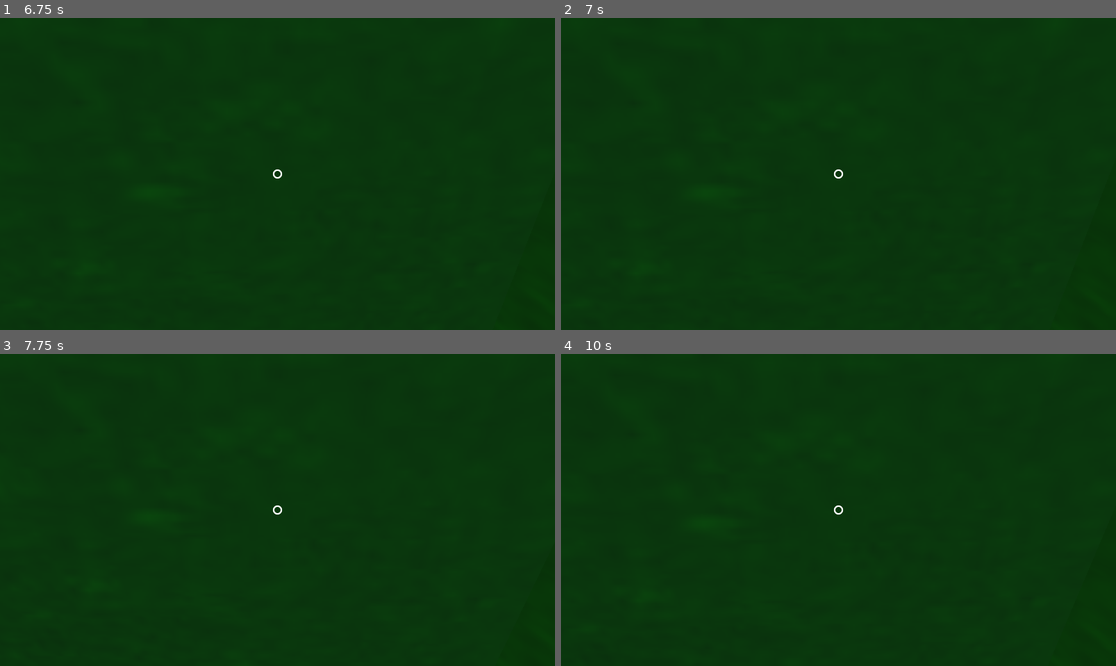
Above: before the commit, frames 1-4 (two rows, left to right).
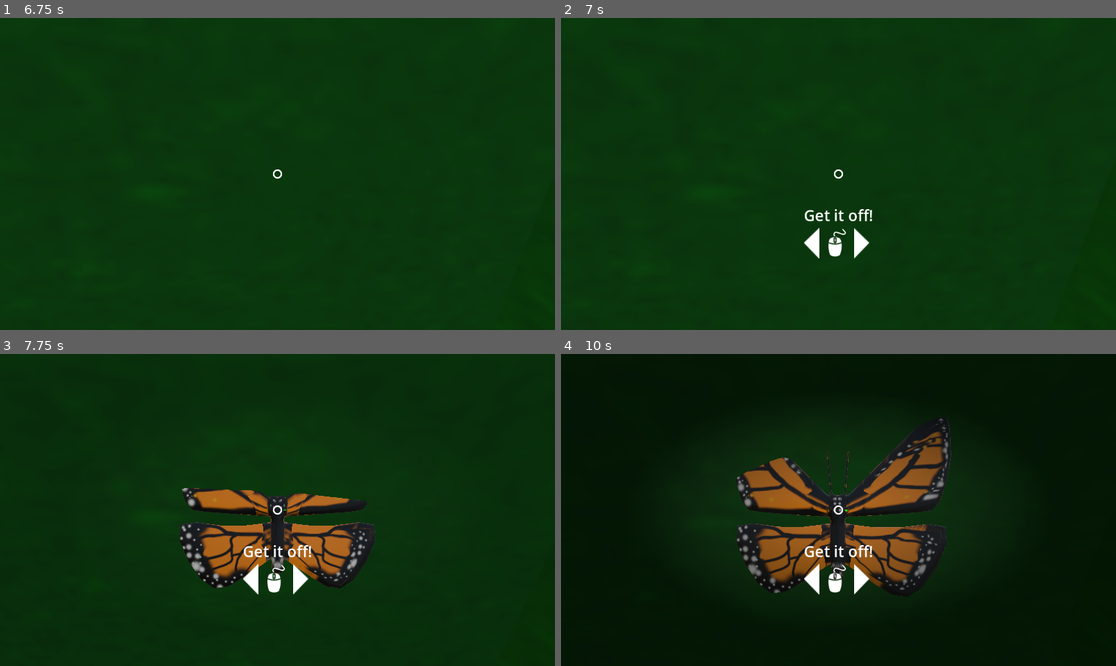
Above: after the commit, the same moments.

Repository: rcorre/wildjam84
Game: Godot game, scene res://menus/title/Title.tscn
Two runs of this game, one before a commit and one after it. Both use one fixed random seed, a clock stepped at 60 frames per second and the inputs below.
Inputs (mouse positions are in pixels of both pictures, inside the frame that each line leads up to):
- Up to frame 1 (6.75 s): click "Play" at 0.5 s; tap Enter at 1.25, 5, 6.5 s; move the mouse to (271, 180) at 1.27 s; hold Right mouse button (drop) 1.28-2.03 s; hold W (forward) 1.28-3.53 s; tap Space (jump) at 1.52, 1.55, 1.82, 2.1, 2.27, 2.57, 3.05, 3.77, 4.07, 4.25, 4.52, 4.55, 4.82, 5.1, 5.27, 5.57, 5.75, 6.05 s; move the mouse to (316, 177) at 2.02 s; right-click (316, 177) at 2.3 s; move the mouse to (233, 170) at 2.77 s; hold Right mouse button (drop) 2.78-3.53 s; move the mouse to (283, 174) at 3.52 s; hold A (left) 3.53-4.28 s; click (283, 174) at 3.6 s; right-click (283, 174) at 3.8 s; move the mouse to (255, 167) at 4.27 s; hold Right mouse button (drop) 4.28-5.03 s; hold W (forward) 4.28-6.53 s; move the mouse to (305, 174) at 5.02 s; right-click (305, 174) at 5.3 s; move the mouse to (249, 174) at 5.77 s; hold Right mouse button (drop) 5.78-6.53 s; move the mouse to (288, 167) at 6.52 s; hold D (right) from 6.53 s (still down); click (288, 167) at 6.6 s
- Up to frame 2 (7 s): keep holding D (right); tap Space (jump) at 6.77 s; right-click (849, 167) at 6.8 s
- Up to frame 3 (7.75 s): tap Space (jump) at 7.07, 7.25, 7.52, 7.55 s; move the mouse to (271, 516) at 7.27 s; release D (right) at 7.28 s; hold W (forward) from 7.28 s (still down); hold Right mouse button (drop) from 7.28 s (still down)
- Up to frame 4 (10 s): tap Space (jump) at 7.82, 8.1, 8.27, 8.57, 9.05, 9.77 s; move the mouse to (877, 513) at 8.02 s; release Right mouse button (drop) at 8.03 s; right-click (877, 513) at 8.3 s; move the mouse to (794, 506) at 8.77 s; hold Right mouse button (drop) 8.78-9.53 s; move the mouse to (844, 510) at 9.52 s; release W (forward) at 9.53 s; hold A (left) from 9.53 s (still down); click (844, 510) at 9.6 s; right-click (844, 510) at 9.8 s

Frame 1 is identical in both runs. In frame 2, 0.7% of the frame differs, in the area x 43-57%, y 61-78%; in frame 3, 7.8%; in frame 4, 77%, in the area x 0-100%, y 0-100%.

Commit message:
Butterfly can jump too. Fix bug where room generation breaks after first faint

Diff:
--- a/global/Constants.gd
+++ b/global/Constants.gd
@@ -1,4 +1,6 @@
 extends Node
+
+signal on_try_again(new_player: Player)
 
 const DIRECTION = {
 	"NORTH": "NORTH",
--- a/scenes/Bugs/Bug.gd
+++ b/scenes/Bugs/Bug.gd
@@ -23,6 +23,7 @@
 @onready var splat_sound: AudioStreamPlayer3D = $SplatSound
 @onready var splat_particles: CPUParticles3D = $SplatParticles
 @onready var anim: AnimationPlayer = $AnimationPlayer
+@onready var jump_area: Area3D = $JumpArea
 
 var player : Player
 var chase_factor : float = 0
@@ -30,16 +31,22 @@
 var last_floor_normal := Vector3.ZERO
 var last_turn := -1.0
 
+var jump_charge := 0.0
+var face_hugging: Player
+
 # child classes must set
 var mesh: Node3D
 var move_animation_name : String
 var idle_animation_name : String
+var jump_secs : float
+var jump_anim_secs : float
 
 func _on_ready() -> void:
 	pass
 
 func _ready() -> void:
 	_on_ready()
+	Constants.on_try_again.connect(_on_try_again)
 	var timer := Timer.new()
 	add_child(timer)
 	timer.one_shot = true
@@ -48,6 +55,23 @@
 
 	# 3 is "enemy", no easy way to get this programatically
 	set_collision_layer_value(3, true)
+
+func _on_try_again(new_player: Player) -> void:
+	self.player = new_player
+
+func _on_physics_process(delta: float) -> void:
+	pass
+
+func _physics_process(delta: float) -> void:
+	if health <= 0:
+		return
+
+	if face_hugging == null and jump_area.has_overlapping_bodies():
+		maybe_jump(delta)
+	else:
+		jump_charge = move_toward(jump_charge, 0.0, delta)
+
+	_on_physics_process(delta)
 
 func _rotate_for_move() -> void:
 	pass
@@ -65,6 +89,37 @@
 		velocity = Vector3.ZERO
 		anim.play(idle_animation_name)
 		walk_sound.playing = false
+
+func maybe_jump(delta: float) -> void:
+	var player := jump_area.get_overlapping_bodies()[0] as Player
+	if player.face_hugger:
+		# already got one
+		return
+
+	jump_charge = move_toward(jump_charge, 1.0, delta / jump_secs)
+
+	if jump_charge < 1.0:
+		return
+
+	prints(self, "jumping on player")
+
+	player.drop()
+
+	# reparent to the player camera
+	face_hugging = player
+	face_hugging.face_hugger = self
+	reparent(face_hugging.camera)
+	var tween := get_tree().create_tween()
+
+	# move our position to the camera, but a little forward
+	tween.set_parallel()
+	tween.tween_property(self, "position", Vector3.FORWARD * 0.5, jump_anim_secs)
+	tween.tween_property(self, "rotation", Vector3(PI / -2.0, 0.0, 0.0), jump_anim_secs)
+
+	# just don't collide while jumping
+	collision_layer = 0
+	collision_mask = 0
+	set_collision_layer_value(3, true)
 
 func hit(_from: Vector3, damage: int) -> void:
 	if health <= 0:
--- a/scenes/Bugs/Butterfly/Butterfly.gd
+++ b/scenes/Bugs/Butterfly/Butterfly.gd
@@ -9,15 +9,22 @@
 	Vector3.MODEL_TOP,
 ]
 
-func _physics_process(delta: float) -> void:
-	if health <= 0:
-		return
-	move_and_slide()
+# Time you can stand near a bug till it jumps on you
+const JUMP_SECS := 5.0
+
+# How fast the jump animation is
+const JUMP_ANIM_SECS := 0.75
 
 func _on_ready() -> void:
 	self.move_animation_name = "fly"
 	self.idle_animation_name = "fly"
+	self.jump_secs = JUMP_SECS
+	self.jump_anim_secs = JUMP_ANIM_SECS
 	self.mesh = $"butterfly_root/Skeleton3D/butterfly "
+
+func _on_physics_process(delta: float) -> void:
+	if not face_hugging:
+		move_and_slide()
 
 func _get_move_rotation(axis: Vector3) -> float:
 	if player:
--- a/scenes/Bugs/Butterfly/Butterfly.tscn
+++ b/scenes/Bugs/Butterfly/Butterfly.tscn
@@ -20,6 +20,9 @@
 [sub_resource type="Curve" id="Curve_ceh6o"]
 _data = [Vector2(0, 1), 0.0, 0.0, 0, 0, Vector2(1, 0), 0.0, 0.0, 0, 0]
 point_count = 2
+
+[sub_resource type="SphereShape3D" id="SphereShape3D_jvhbi"]
+radius = 5.0
 
 [node name="Butterfly" instance=ExtResource("1_de5c5")]
 floor_stop_on_slope = false
@@ -68,3 +71,10 @@
 [node name="VisibleOnScreenNotifier3D" type="VisibleOnScreenNotifier3D" parent="." index="6"]
 transform = Transform3D(1, 0, 0, 0, 1, 0, 0, 0, 1, 0, -0.145862, 0)
 aabb = AABB(-0.295265, 0.112478, -0.353229, 0.590531, 0.130513, 0.479896)
+
+[node name="JumpArea" type="Area3D" parent="." index="7"]
+collision_layer = 0
+collision_mask = 2
+
+[node name="CollisionShape3D" type="CollisionShape3D" parent="JumpArea" index="0"]
+shape = SubResource("SphereShape3D_jvhbi")
--- a/scenes/Bugs/Controller/BugController.gd
+++ b/scenes/Bugs/Controller/BugController.gd
@@ -19,11 +19,15 @@
 var bugs : Array[Bug] = []
 
 func _ready() -> void:
+	Constants.on_try_again.connect(_on_try_again)
 	var timer := Timer.new()
 	add_child(timer)
 	timer.one_shot = true
 	timer.timeout.connect(spawn.bind(timer))
 	spawn(timer)
+
+func _on_try_again(new_player: Player) -> void:
+	self.player = new_player
 
 func _on_bug_death(bug: Bug) -> void:
 	var index := bugs.find(bug)
--- a/scenes/Bugs/Spider/Spider.gd
+++ b/scenes/Bugs/Spider/Spider.gd
@@ -6,26 +6,16 @@
 # How fast the jump animation is
 const JUMP_ANIM_SECS := 0.25
 
-@onready var jump_area: Area3D = $JumpArea
-
 var current_direction: Vector3 = Vector3.ZERO
-var jump_charge := 0.0
-var face_hugging: Player
 
 func _on_ready() -> void:
 	self.move_animation_name = "Walk"
 	self.idle_animation_name = "Idle"
+	self.jump_secs = JUMP_SECS
+	self.jump_anim_secs = JUMP_ANIM_SECS
 	self.mesh = $Armature/Skeleton3D/Mesh
 
-func _physics_process(delta: float) -> void:
-	if health <= 0:
-		return
-
-	if face_hugging == null and jump_area.has_overlapping_bodies():
-		maybe_jump(delta)
-	else:
-		jump_charge = move_toward(jump_charge, 0.0, delta)
-
+func _on_physics_process(delta: float) -> void:
 	if last_turn != -1:
 		last_turn += delta
 
@@ -45,34 +35,3 @@
 
 func _rotate_for_move() -> void:
 	rotate_object_local(up_direction, _get_move_rotation())
-
-func maybe_jump(delta: float) -> void:
-	var player := jump_area.get_overlapping_bodies()[0] as Player
-	if player.face_hugger:
-		# already got one
-		return
-
-	jump_charge = move_toward(jump_charge, 1.0, delta / JUMP_SECS)
-
-	if jump_charge < 1.0:
-		return
-
-	prints(self, "jumping on player")
-
-	player.drop()
-
-	# reparent to the player camera
-	face_hugging = player
-	face_hugging.face_hugger = self
-	reparent(face_hugging.camera)
-	var tween := get_tree().create_tween()
-
-	# move our position to the camera, but a little forward
-	tween.set_parallel()
-	tween.tween_property(self, "position", Vector3.FORWARD * 0.5, JUMP_ANIM_SECS)
-	tween.tween_property(self, "rotation", Vector3(PI / -2.0, 0.0, 0.0), JUMP_ANIM_SECS)
-
-	# just don't collide while jumping
-	collision_layer = 0
-	collision_mask = 0
-	set_collision_layer_value(3, true)
--- a/scenes/HUD/TryAgainButton.gd
+++ b/scenes/HUD/TryAgainButton.gd
@@ -7,4 +7,6 @@
 	var player := get_tree().get_nodes_in_group("player")[0]
 	player.queue_free()
 	var player_scene := load("res://scenes/Player.tscn") as PackedScene
-	get_tree().current_scene.add_child(player_scene.instantiate())
+	var new_player := player_scene.instantiate() as Player
+	get_tree().current_scene.add_child(new_player)
+	Constants.on_try_again.emit(new_player)
--- a/scenes/Level/LevelController.gd
+++ b/scenes/Level/LevelController.gd
@@ -3,12 +3,13 @@
 const ROOM_OFFSET := 12
 
 @export var room : PackedScene
-@export var player : Player
 
 var level_map : LevelMap
 var map_size := (Constants.DIFFICULTY_LEVELS.size() * 2) - 1
 var center : int = map_size / 2
 var room_count := 0
+
+@onready var player : Player = self.get_parent().get_node("Player")
 
 func _create_room_node(
 	id: int,
@@ -57,7 +58,7 @@
 		build_west,
 	)
 
-func _on_room_breached(room_id: int, direction: String):
+func _on_room_breached(room_id: int, direction: String) -> void:
 	var room_location := level_map.get_coordinates(room_id)
 	var x := room_location.x
 	var z := room_location.y
@@ -71,7 +72,11 @@
 		z -= 1
 	_create_room(x, z)
 
+func _on_try_again(new_player: Player) -> void:
+	self.player = new_player
+
 func _ready() -> void:
+	Constants.on_try_again.connect(_on_try_again)
 	level_map = LevelMap.new().init(map_size)
 	_create_room(center, center)
 
--- a/scenes/Level/Rooms/Room.gd
+++ b/scenes/Level/Rooms/Room.gd
@@ -67,8 +67,13 @@
 	var bc := (bug_controller.instantiate() as BugController).with_args(mobs_difficulty_level, player)
 	self.add_child(bc)
 
+func _on_try_again(new_player: Player) -> void:
+	self.player = new_player
+
 func _ready() -> void:
 	assert(walls.size() > 0)
+
+	Constants.on_try_again.connect(_on_try_again)
 
 	self.translate(self.room_offset)
 	self.name = "room%d" % id
--- a/scenes/Main.tscn
+++ b/scenes/Main.tscn
@@ -59,7 +59,6 @@
 [node name="CeilingShape" type="CollisionShape3D" parent="CeilingStatidBody3D"]
 shape = SubResource("WorldBoundaryShape3D_0bbpv")
 
-[node name="LevelController" type="Node3D" parent="." node_paths=PackedStringArray("player")]
+[node name="LevelController" type="Node3D" parent="."]
 script = ExtResource("8_q8u5g")
 room = ExtResource("9_lhr70")
-player = NodePath("../Player")
Not shown: 1 places in scenes/Bugs/Butterfly/Butterfly.tscn that only renumber resources
